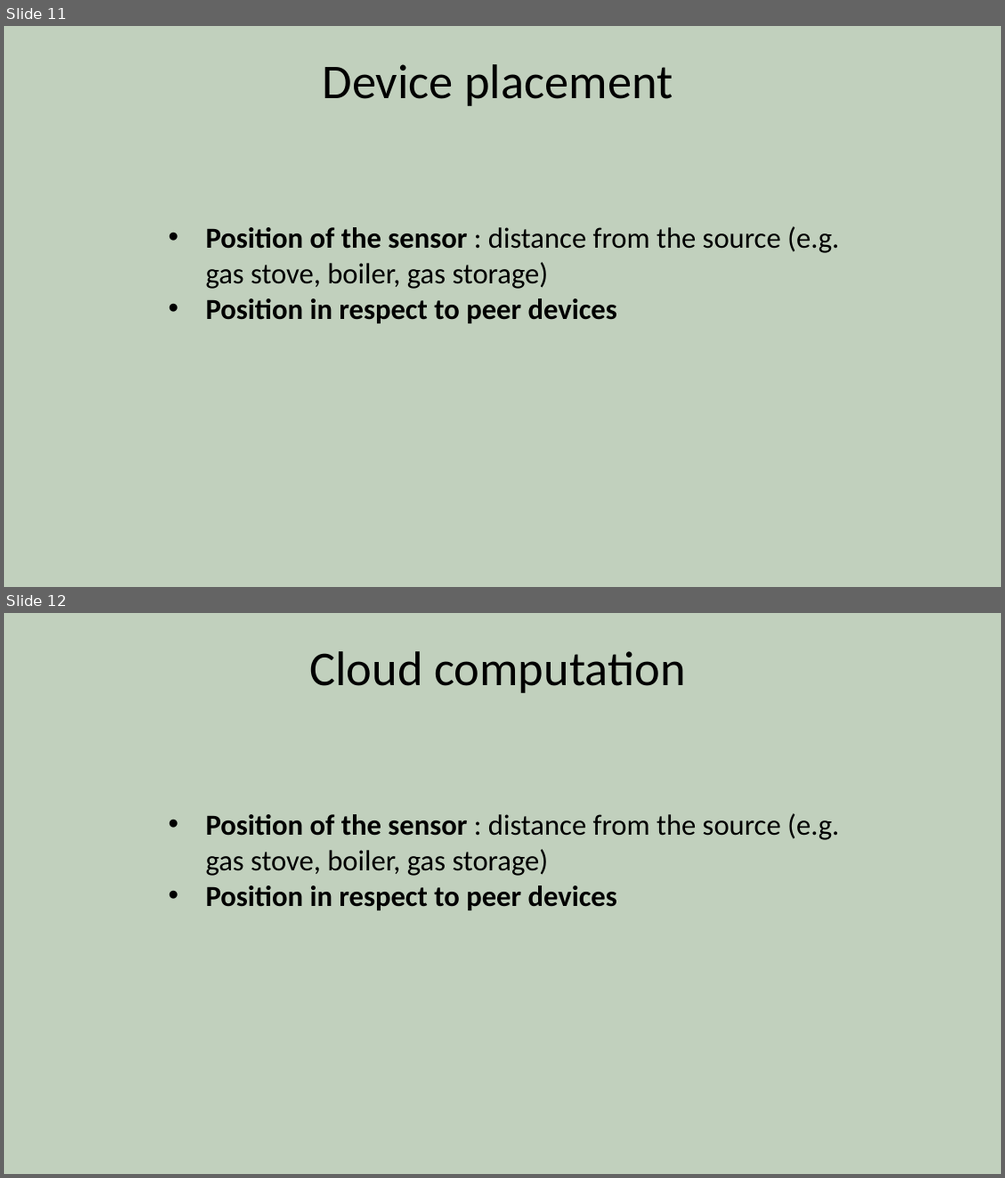
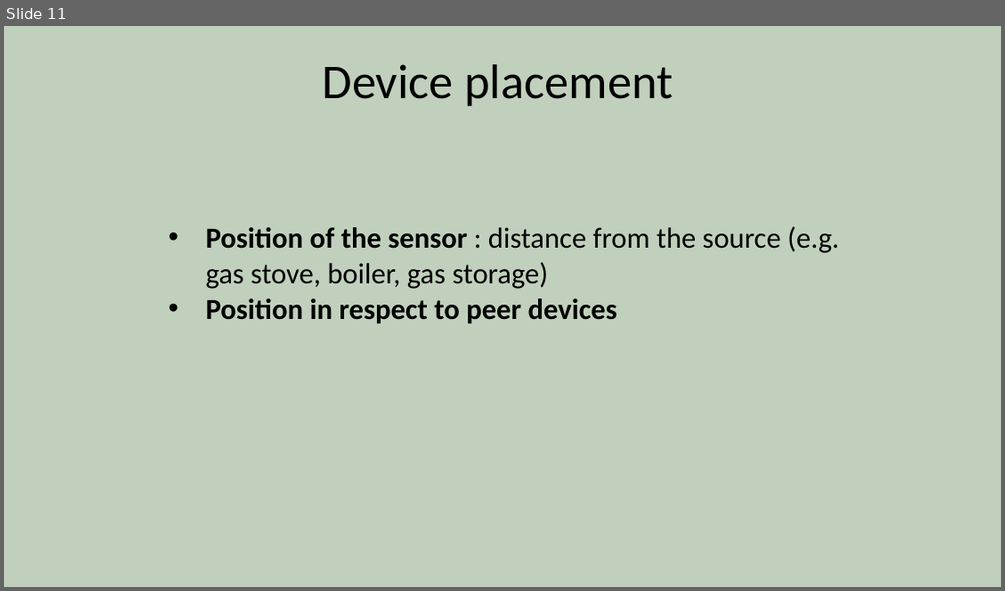
Before and after one commit to SuperM22/GasSentinel, a slide deck: Deliveries/GasSentinel2.pptx. Shown one above the other, each under a label of ours: slides 11 and 12 before the commit, slide 11 after it. The pictures are 1005x1178 and 1005x591 pixels, drawn with LibreOffice and Linux fonts; fonts in the diff are those of the drawing. Boxes give left, top, right and bottom in pixels: in the first picture for what was removed or moved away, otherwise in the second. Text is boxed around its words. In the diff, an @@ line names an element or a change of style, - is before the commit and + after.

```diff
--- a/Deliveries/GasSentinel2.pptx
+++ b/Deliveries/GasSentinel2.pptx
@@ slide 12 removed at box(4, 613, 1001, 1174), background #C1D0BD @@
@@ text removed at box(309, 651, 686, 693) @@
-Cloud computation
@@ text removed at box(206, 813, 839, 910) @@
-  • Position of the sensor : distance from the source (e.g. gas stove, boiler, gas storage)
-  • Position in respect to peer devices
```
Also in this commit, not shown: 5 slides changed, 1 other file.
